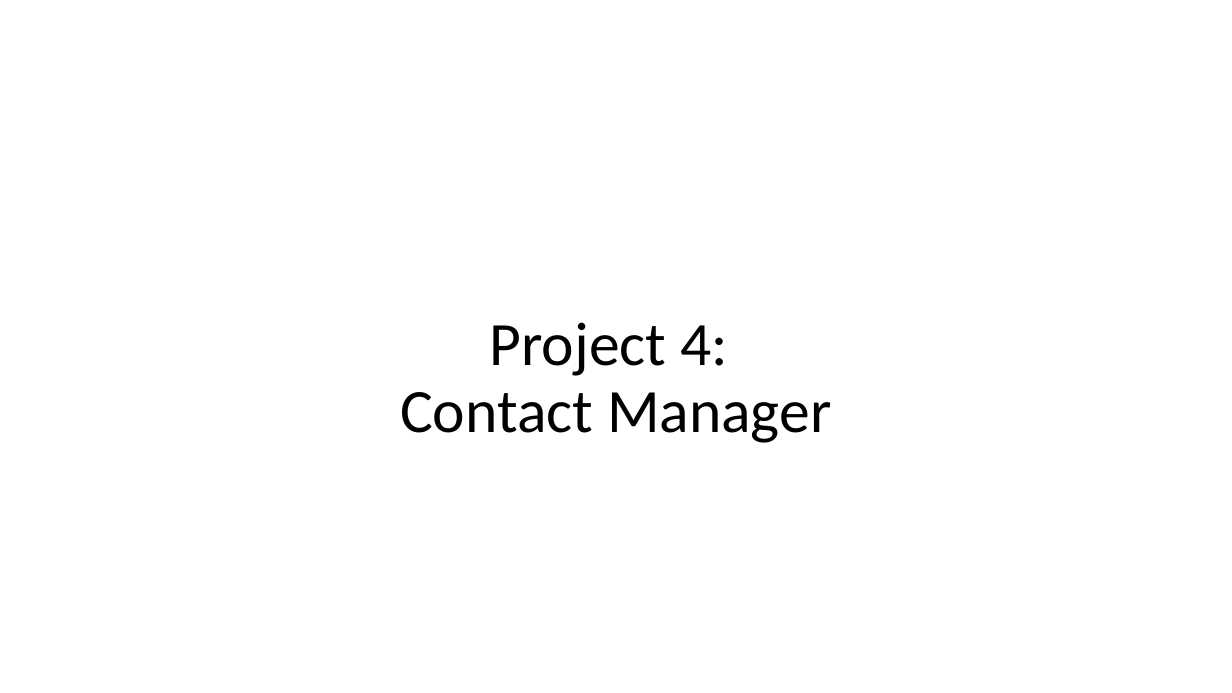
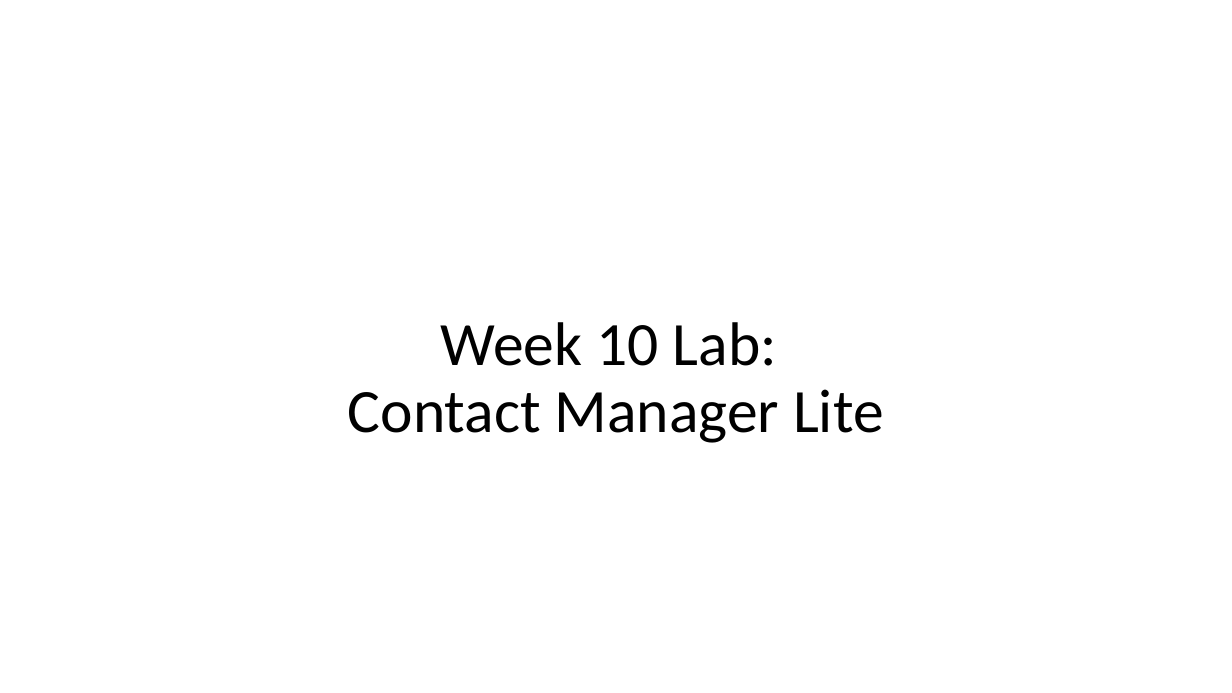
Before and after one commit to EricJPogue/www-epogue-info, a slide deck: slide 5 of CPSC-24700/Presentations/session-29.pptx. Drawn at 1232x693 pixels with LibreOffice and Linux fonts; fonts in the diff are those of the drawing. Boxes give left, top, right and bottom in pixels: in the first picture for what was removed or moved away, otherwise in the second. Text is boxed around its words. In the diff, an @@ line names an element or a change of style, - is before the commit and + after.

```diff
--- a/CPSC-24700/Presentations/session-29.pptx
+++ b/CPSC-24700/Presentations/session-29.pptx
@@ title at <box>348,322,884,443</box>: text changed @@
-Project 4:
-Contact Manager
+Week 10 Lab:
+Contact Manager Lite
```
Also in this commit, not shown: 3 other slides changed, 3 other files.
